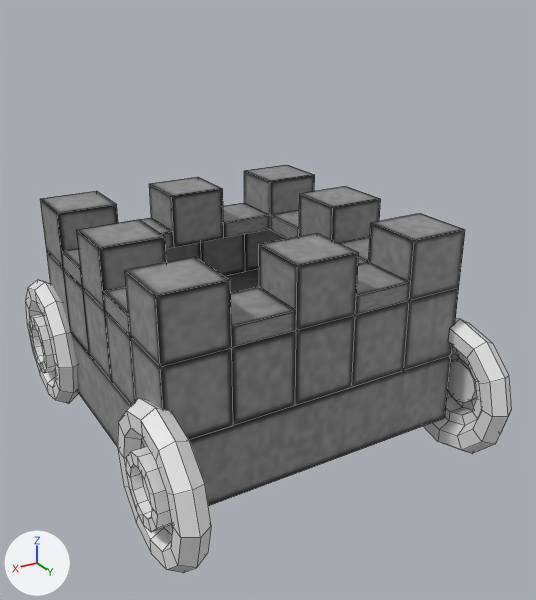
The Blender file files/models/tower_car.blend: old version first, new version second.
Camera for both pictures: a 50 mm lens placed at (2.11, 3.59, 1.96), pointed at (0.07, 0.18, 0.26). Arrows for +X, +Y and +Z are at lower left; the lights stay in place. Mesh edges are drawn as thin lines.

In view in the first picture: 'Cube.001', 'WheelA', 'WheelB', 'WheelD'.
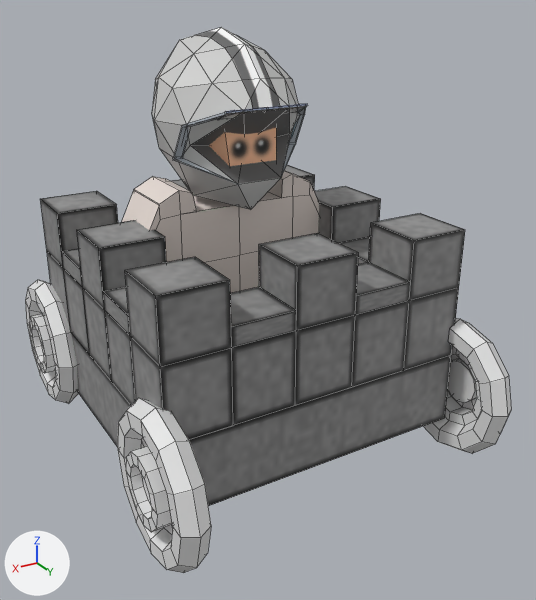
The newer file is also turned or shifted as a whole; pictures and numbers use the older file's frame.

Location of each change, (x1, y1, x2, y2) in pixels of the pictures (536 x 600 px):
'KidB', added
    after: (122, 27, 319, 293)
'KidB.001', added
    after: (152, 35, 308, 210)

The change in detail:
Picture 'driver.png' (img_driver_png) is new.
Material 'Material' (mat_material) is new.
Its texture is img_driver_png.
Mesh me_cube_color_001 is new.
It has 134 vertices, 139 faces and spans x -0.655..0.319, y -0.428..0.428, z 0.802..1.695.
It uses material mat_material (picture img_driver_png).
Mesh me_cube is new.
It has 123 vertices, 93 faces, 12 loose edges and spans x -0.66..0.31, y -0.67..0.65, z -0.1..1.73.
It uses material mat_material (picture img_driver_png).
Object 'KidB.001' (ob_kidb_001) is new; it shows me_cube_color_001.
Its location is (0.145, 0.0, 0.0).
Its rotation in degrees is (0, 0, 90).
Object 'KidB' (ob_kidb) is new; it shows me_cube.
Its location is (0.145, 0.0, 0.0).
Its rotation in degrees is (0, 0, 90).
